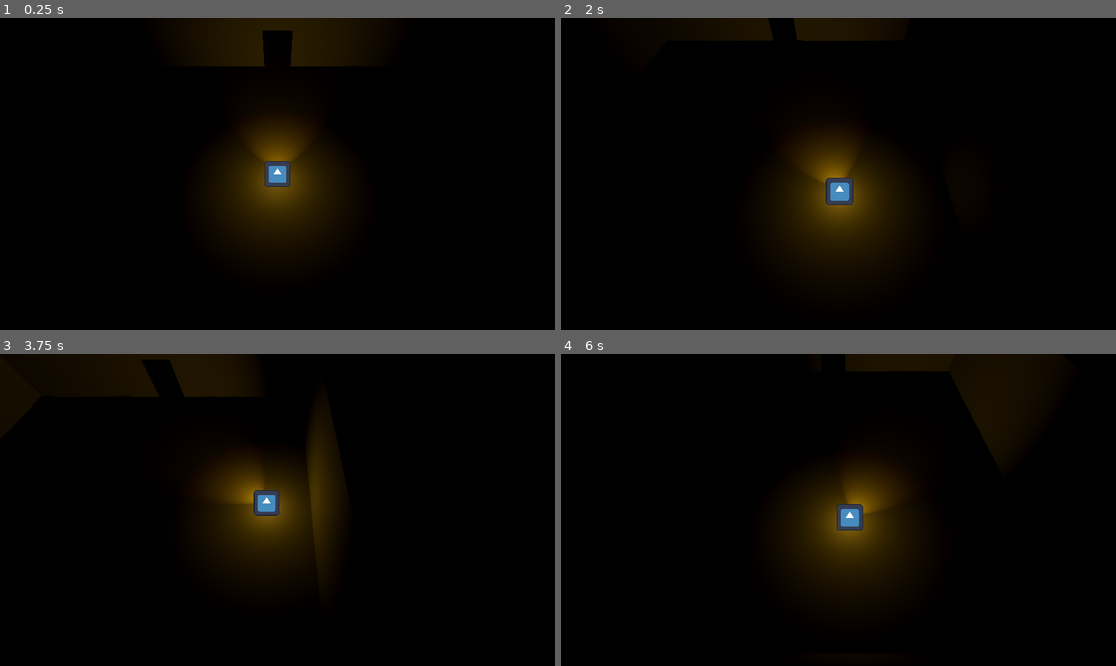
Above: before the commit, frames 1-4 (two rows, left to right).
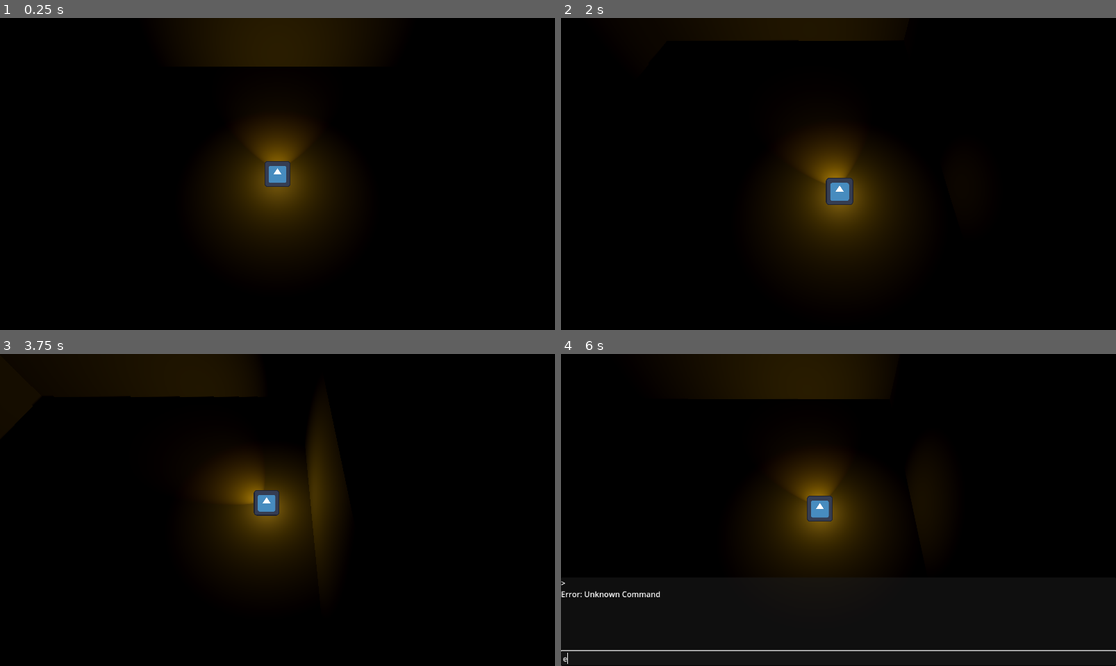
Above: after the commit, the same moments.

Repository: Rusty-Rat-Studios/dead-living-and-dying
Game: Godot game, scene res://test_scenes/grid_test.tscn
Same seed, same stepped clock (60 frames per second), same inputs: the game is played once before the commit and once after it. This scene is started directly instead of the project's main scene. The engine's default icon, where the game draws it, is replaced by a stand-in: a white triangle on a blue panel in a dark square.
Inputs (mouse positions are in pixels of both pictures, inside the frame that each line leads up to):
- Up to frame 1 (0.25 s): no input
- Up to frame 2 (2 s): tap Enter at 0.5 s; move the mouse to (960, 158) at 0.52 s; hold Right (ui_right) 0.53-1.28 s; tap E (interact) at 0.6 s; tap Keypad Enter (ui_accept) at 0.77, 1.52 s; move the mouse to (727, 189) at 1.27 s; hold Down (ui_down) from 1.28 s (still down); tap Tab at 1.35 s
- Up to frame 3 (3.75 s): move the mouse to (333, 441) at 2.02 s; release Down (ui_down) at 2.03 s; hold Right (ui_right) 2.03-2.78 s; tap E (interact) at 2.1, 3.6 s; move the mouse to (249, 572) at 2.77 s; hold Up (ui_up) 2.78-3.53 s; tap Tab at 2.85 s; tap Keypad Enter (ui_accept) at 3.02 s; move the mouse to (444, 556) at 3.52 s; hold Left (ui_left) from 3.53 s (still down)
- Up to frame 4 (6 s): tap Keypad Enter (ui_accept) at 3.77, 4.52 s; tap / (console) at 4.15 s; move the mouse to (672, 463) at 4.27 s; tap Tab at 4.35, 5.85 s; move the mouse to (866, 510) at 5.02 s; release Left (ui_left) at 5.03 s; hold Down (ui_down) 5.03-5.78 s; tap E (interact) at 5.1 s; move the mouse to (755, 432) at 5.77 s; hold Right (ui_right) from 5.78 s (still down)

The runs differ from the first frame. In frame 1, 0.6% of the frame differs, in the area x 47-53%, y 4-16%; in frame 2, 0.3%; in frame 3, 0.6%; in frame 4, 11%, in the area x 0-100%, y 0-100%.
Error in both runs: Invalid assignment of property or key 'default' with value of type 'bool' on a base object of type 'null instance'. (res://game.gd:20)

Commit message:
Use Resources

Diff:
--- a/map/basic_room/basic_room.gd
+++ b/map/basic_room/basic_room.gd
@@ -6,18 +6,20 @@
 
 
 func generate_walls_and_doors() -> void:
-	var grid_locations: Dictionary = world_grid.get_grid_dict()
-	var translated_possible_door_locations: Array[Vector2] = get_translated_possible_door_locations()
-	for loc: Vector2 in translated_possible_door_locations:
-		var is_door_location: bool = grid_locations.has(loc)
-		var untranslated_location: Vector2 = loc - grid_location
+	for door_location: DoorLocation in room_information.possible_door_locations:
 		var obj: Node3D
-		if is_door_location:
+		if world_grid.is_door_connected(door_location.translate(grid_location)):
 			obj = WALL_WITH_DOOR.instantiate()
 		else:
 			obj = WALL_WITHOUT_DOOR.instantiate()
-		obj.translate_object_local(Vector3(untranslated_location.x, 0,
-			untranslated_location.y) * 9.95)
-		if untranslated_location.y == 0:
+		if door_location.direction == DoorLocation.Direction.NORTH:
+			obj.translate_object_local(Vector3(door_location.location.x, 0, door_location.location.y - 1) * 9.95)
+		elif door_location.direction == DoorLocation.Direction.EAST:
+			obj.translate_object_local(Vector3(door_location.location.x + 1, 0, door_location.location.y) * 9.95)
+			obj.rotate_y(deg_to_rad(90))
+		elif door_location.direction == DoorLocation.Direction.SOUTH:
+			obj.translate_object_local(Vector3(door_location.location.x, 0, door_location.location.y + 1) * 9.95)
+		elif door_location.direction == DoorLocation.Direction.WEST:
+			obj.translate_object_local(Vector3(door_location.location.x - 1, 0, door_location.location.y) * 9.95)
 			obj.rotate_y(deg_to_rad(90))
 		add_child(obj)
--- /dev/null
+++ b/map/basic_room/basic_room.tres
@@ -0,0 +1,31 @@
+[gd_resource type="Resource" script_class="RoomInformation" load_steps=8 format=3 uid="uid://c8gdgt8v5cjel"]
+
+[ext_resource type="Script" path="res://map/room_information.gd" id="1_1wex3"]
+[ext_resource type="Script" path="res://map/door_location.gd" id="1_b6o1x"]
+[ext_resource type="PackedScene" uid="uid://dh8q75xrlxeaa" path="res://map/basic_room/basic_room.tscn" id="2_htt27"]
+
+[sub_resource type="Resource" id="Resource_3y6bj"]
+script = ExtResource("1_b6o1x")
+location = Vector2(0, 0)
+direction = 0
+
+[sub_resource type="Resource" id="Resource_b0qj2"]
+script = ExtResource("1_b6o1x")
+location = Vector2(0, 0)
+direction = 1
+
+[sub_resource type="Resource" id="Resource_8lq6k"]
+script = ExtResource("1_b6o1x")
+location = Vector2(0, 0)
+direction = 2
+
+[sub_resource type="Resource" id="Resource_8lnup"]
+script = ExtResource("1_b6o1x")
+location = Vector2(0, 0)
+direction = 3
+
+[resource]
+script = ExtResource("1_1wex3")
+resource = ExtResource("2_htt27")
+room_shape = Array[Vector2]([Vector2(0, 0)])
+possible_door_locations = Array[ExtResource("1_b6o1x")]([SubResource("Resource_3y6bj"), SubResource("Resource_b0qj2"), SubResource("Resource_8lq6k"), SubResource("Resource_8lnup")])
--- a/map/basic_room/basic_room.tscn
+++ b/map/basic_room/basic_room.tscn
@@ -5,7 +5,5 @@
 
 [node name="BasicRoom" type="Node3D"]
 script = ExtResource("1_xo7g0")
-room_shape = Array[Vector2]([Vector2(0, 0)])
-possible_door_locations = Array[Vector2]([Vector2(1, 0), Vector2(0, 1), Vector2(-1, 0), Vector2(0, -1)])
 
 [node name="Floor" parent="." instance=ExtResource("2_8oby5")]
--- a/map/door_location.gd
+++ b/map/door_location.gd
@@ -8,9 +8,12 @@
 	WEST = 3
 }
 
-var location: Vector2
-var direction: Direction
+@export var location: Vector2
+@export var direction: Direction
 
 func _init(_location:Vector2=Vector2(0,0), _direction:Direction=Direction.NORTH) -> void:
 	location = _location
 	direction = _direction
+
+func translate(new_origin: Vector2) -> DoorLocation:
+	return DoorLocation.new(self.location + new_origin, self.direction)
--- a/map/room.gd
+++ b/map/room.gd
@@ -1,10 +1,7 @@
 class_name Room
 extends Node3D
 
-# Set via editor
-@export var room_shape: Array[Vector2] = []
-@export var possible_door_locations: Array[Vector2] = []
-
+var room_information: RoomInformation
 var grid_location: Vector2
 var possessables_available: Array
 
@@ -18,8 +15,8 @@
 	$Floor/PlayerDetector.body_exited.connect(_on_player_exited_room)
 
 
-func init(grid_location: Vector2, grid_scale: float) -> void:
-	self.grid_location = grid_location
+func init() -> void:
+	var grid_scale: float = WorldGrid.GRID_SCALE
 	var room_location: Vector3 = Vector3(grid_location.x * grid_scale, 0,
 		grid_location.y * grid_scale)
 	global_translate(room_location)
@@ -45,13 +42,6 @@
 	push_error("ABSTRACT METHOD ERROR: room_gd.generate_walls_and_doors()")
 
 
-func get_translated_possible_door_locations() -> Array[Vector2]:
-	var translated_possible_door_locations: Array[Vector2] = []
-	for loc: Vector2 in possible_door_locations:
-		translated_possible_door_locations.push_back(grid_location + loc)
-	return translated_possible_door_locations
-
-
 func _on_player_entered_room(body: Node3D) -> void:
 	if body == PlayerHandler.get_player():
 		player_in_room = true
--- a/map/room_information.gd
+++ b/map/room_information.gd
@@ -1,5 +1,12 @@
-class_name RoomInformation extends Resource
+extends Resource
+class_name RoomInformation
 
-var resource: Resource
-var room_shape: Array[Vector2]
-var possible_door_locations: Array[Vector2]
+@export var resource: Resource
+@export var room_shape: Array[Vector2]
+@export var possible_door_locations: Array[DoorLocation]
+
+func _init(_resource:Resource=null, _room_shape:Array[Vector2]=[],
+	_possible_door_locations:Array[DoorLocation]=[]) -> void:
+	resource = _resource
+	room_shape = _room_shape
+	possible_door_locations = _possible_door_locations
--- a/map/rooms.gd
+++ /dev/null
@@ -1,15 +0,0 @@
-class_name Rooms extends Resource
-
-static func get_basic_room_information() -> RoomInformation:
-	var basic_room: RoomInformation = RoomInformation.new()
-	basic_room.resource = preload("res://map/basic_room/basic_room.tscn")
-	basic_room.room_shape = [
-		Vector2(0, 0)
-		]
-	basic_room.possible_door_locations = [
-		Vector2(1, 0),
-		Vector2(0, 1),
-		Vector2(-1, 0),
-		Vector2(0, -1)
-	]
-	return basic_room
--- a/map/world_grid.gd
+++ b/map/world_grid.gd
@@ -1,10 +1,9 @@
 extends Node3D
+class_name WorldGrid
 
 const GRID_SCALE: float = 20 # Size of each grid square in editor units
 
-var basic_room: RoomInformation = Rooms.get_basic_room_information()
-
-@onready var grid: Dictionary = {}
+var basic_room: RoomInformation = preload("res://map/basic_room/basic_room.tres")
 
 
 func _ready() -> void:
@@ -13,28 +12,25 @@
 
 func generate_grid() -> void:
 	# Currently hardcoded to generate the default 5 rooms
-	add_room(basic_room.resource.instantiate(), Vector2(0, 0))
-	add_room(basic_room.resource.instantiate(), Vector2(0, -1))
-	add_room(basic_room.resource.instantiate(), Vector2(0, -2))
-	add_room(basic_room.resource.instantiate(), Vector2(-1, -1))
-	add_room(basic_room.resource.instantiate(), Vector2(1, -1))
+	add_room(basic_room, Vector2(0, 0))
+	add_room(basic_room, Vector2(0, -1))
+	add_room(basic_room, Vector2(0, -2))
+	add_room(basic_room, Vector2(-1, -1))
+	add_room(basic_room, Vector2(1, -1))
 	init_all_rooms()
 
 
-func add_room(room: Room, grid_location: Vector2) -> void:
+func add_room(room_info: RoomInformation, grid_location: Vector2) -> void:
+	var room: Room = room_info.resource.instantiate()
+	room.grid_location = grid_location
+	room.room_information = room_info
 	add_child(room)
-	grid[grid_location] = room # Todo: Doesn't work for rooms bigger than 1 sq
 
 
 func init_all_rooms() -> void:
-	for grid_location: Vector2 in grid.keys():
-		var room: Room = grid.get(grid_location)
-		room.init(grid_location, GRID_SCALE)
+	for room: Room in self.get_children():
+		room.init()
 
 
-func clear_grid() -> void:
-	grid.clear()
-
-
-func get_grid_dict() -> Dictionary:
-	return grid
+func is_door_connected(door_location: DoorLocation) -> bool:
+	return false
--- a/test_scenes/grid_test.tscn
+++ b/test_scenes/grid_test.tscn
@@ -7,6 +7,7 @@
 [ext_resource type="Script" path="res://player/state_living.gd" id="5_7fl8v"]
 [ext_resource type="Script" path="res://player/state_dying.gd" id="6_xupbb"]
 [ext_resource type="Script" path="res://map/world_grid.gd" id="7_24rg8"]
+[ext_resource type="PackedScene" uid="uid://bwmbngtw81o3y" path="res://ui/debug_console.tscn" id="8_en8lj"]
 
 [node name="Game" type="Node3D"]
 script = ExtResource("1_xwopn")
@@ -19,6 +20,11 @@
 visible = false
 light_color = Color(0.29219, 0.29219, 0.29219, 1)
 shadow_enabled = true
+
+[node name="DebugLight" type="DirectionalLight3D" parent="."]
+transform = Transform3D(-0.830566, 0.486173, -0.271654, -0.492404, -0.413176, 0.766044, 0.260189, 0.770014, 0.582564, 0, 10, 0)
+visible = false
+light_color = Color(0.29219, 0.29219, 0.29219, 1)
 
 [node name="StateMachine" type="Node" parent="." node_paths=PackedStringArray("starting_state")]
 script = ExtResource("3_3ig3n")
@@ -44,3 +50,9 @@
 
 [node name="WorldGrid" type="Node3D" parent="."]
 script = ExtResource("7_24rg8")
+
+[node name="UI" type="CanvasLayer" parent="."]
+
+[node name="DebugConsole" parent="UI" instance=ExtResource("8_en8lj")]
+process_mode = 3
+visible = false
Not shown: 1 places in test_scenes/grid_test.tscn that only renumber resources
